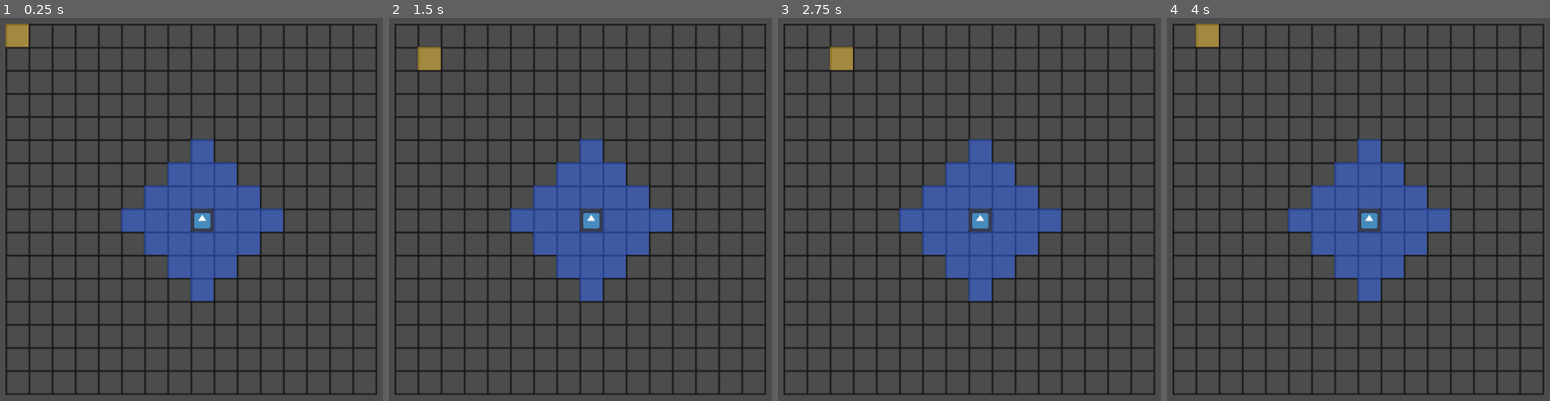
Above: before the commit, frames 1-4 (left to right).
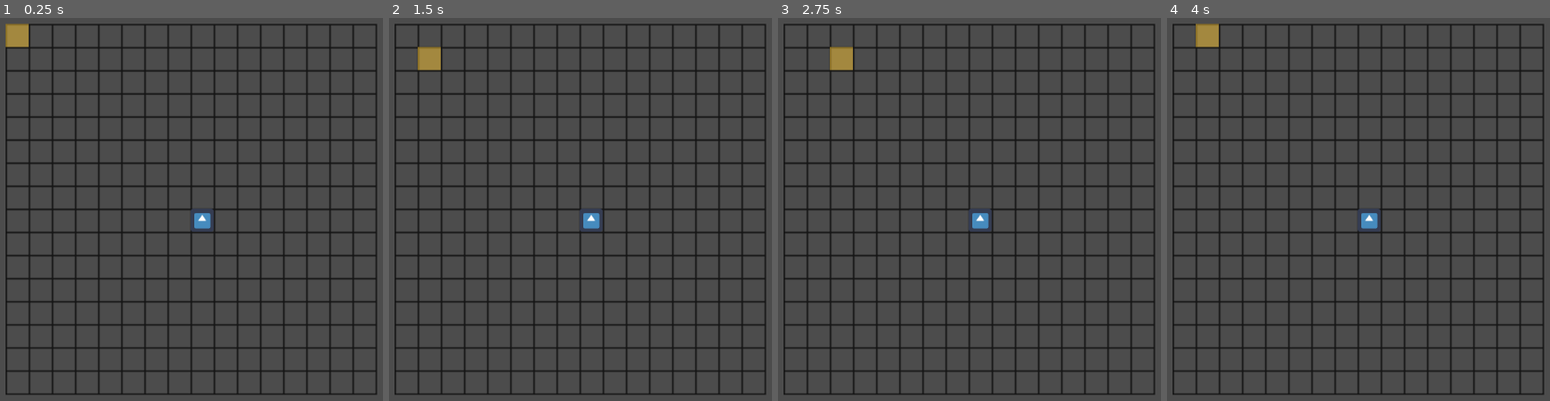
Above: after the commit, the same moments.

Repository: Chimpenseurs/necro-wars
Game: Godot game, scene res://scenes/Main.tscn
The game is run twice, just before and just after one commit, with the same random seed, the same clock (stepped at 60 frames per second) and the same inputs. The engine's default icon, where the game draws it, is replaced by a stand-in: a white triangle on a blue panel in a dark square.
Inputs:
- Up to frame 1 (0.25 s): no input
- Up to frame 2 (1.5 s): tap Enter at 0.5 s; hold Right (ui_right) 0.53-1.28 s; tap Space at 1.25 s; hold Down (ui_down) from 1.28 s (still down)
- Up to frame 3 (2.75 s): tap Enter at 2 s; release Down (ui_down) at 2.03 s; hold Right (ui_right) from 2.03 s (still down)
- Up to frame 4 (4 s): tap Space at 2.75 s; release Right (ui_right) at 2.78 s; hold Up (ui_up) 2.78-3.53 s; tap Enter at 3.5 s; hold Left (ui_left) from 3.53 s (still down)

The runs differ from the first frame. In frame 1, 8.8% of the frame differs, in the area x 31-74%, y 31-74%; in frame 2, 8.8%; in frame 3, 8.8%; in frame 4, 8.8%.

Commit message:
show move zone when cursor is on a character

Diff:
--- a/scenes/Character.tscn
+++ b/scenes/Character.tscn
@@ -15,3 +15,5 @@
 _sections_unfolded = [ "Offset", "Transform" ]
 
 [node name="move_zone" type="Node2D" parent="." index="1"]
+
+visible = false
--- a/scripts/Character.gd
+++ b/scripts/Character.gd
@@ -3,6 +3,7 @@
 var speed = 3
 
 var move
+var move_zone_texture = "res://assets/img/move.png"
 
 func _init(var name = "godot"):
 	self.name = name
@@ -15,6 +16,8 @@
 
 	gen_move_zone()
 
+	get_node("move_zone").visible = false;
+
 func gen_move_zone() :
 
 	for i in range(self.move) :
@@ -24,11 +27,17 @@
 
 			var sprite = Sprite.new()
 			sprite.centered = false
-			sprite.texture = load("res://assets/img/move.png")
+			sprite.texture = load(move_zone_texture)
 			sprite.position = cell*32
 
 
 			get_node("move_zone").add_child(sprite)
+
+func show_move_zone() :
+	get_node("move_zone").visible = true
+
+func hide_move_zone() :
+	get_node("move_zone").visible = false
 
 # get the circle around the character
 func get_circle(var radius) :
--- a/scripts/Map.gd
+++ b/scripts/Map.gd
@@ -2,6 +2,8 @@
 
 const GRID_SIZE = 512 # in pixel
 const CURSOR_SIZE = 32
+
+var cursor_on_character = null
 
 func _init():
 	self.set_process_input(true)
@@ -32,18 +34,24 @@
 				elif event.is_action("ui_down") :
 					cursor_pos.y += CURSOR_SIZE
 
-				# Change cursor position
+				# if movement is valid
 				if is_in_grid(cursor_pos) :
+					# change cursor position
 					get_node("cursor").position = cursor_pos
 
+					# if cursor was on a character
+					if cursor_on_character != null :
+						cursor_on_character.hide_move_zone()
+						cursor_on_character = null
+
+					# if cursor is on a character
+					if cursor_pos == get_node("character").position :
+						cursor_on_character = get_node("character")
+						cursor_on_character.show_move_zone()
+
+
 func _process(delta):
-
-	var cursor_pos = get_node("cursor").position
-
-	# If cursor is on character
-	var ch_pos = get_node("character").position
-#	if ch_pos == cursor_pos :
-#		var zone = get_node("character").move_zone
+	pass
 
 
 # To check if something is in the grid or not
